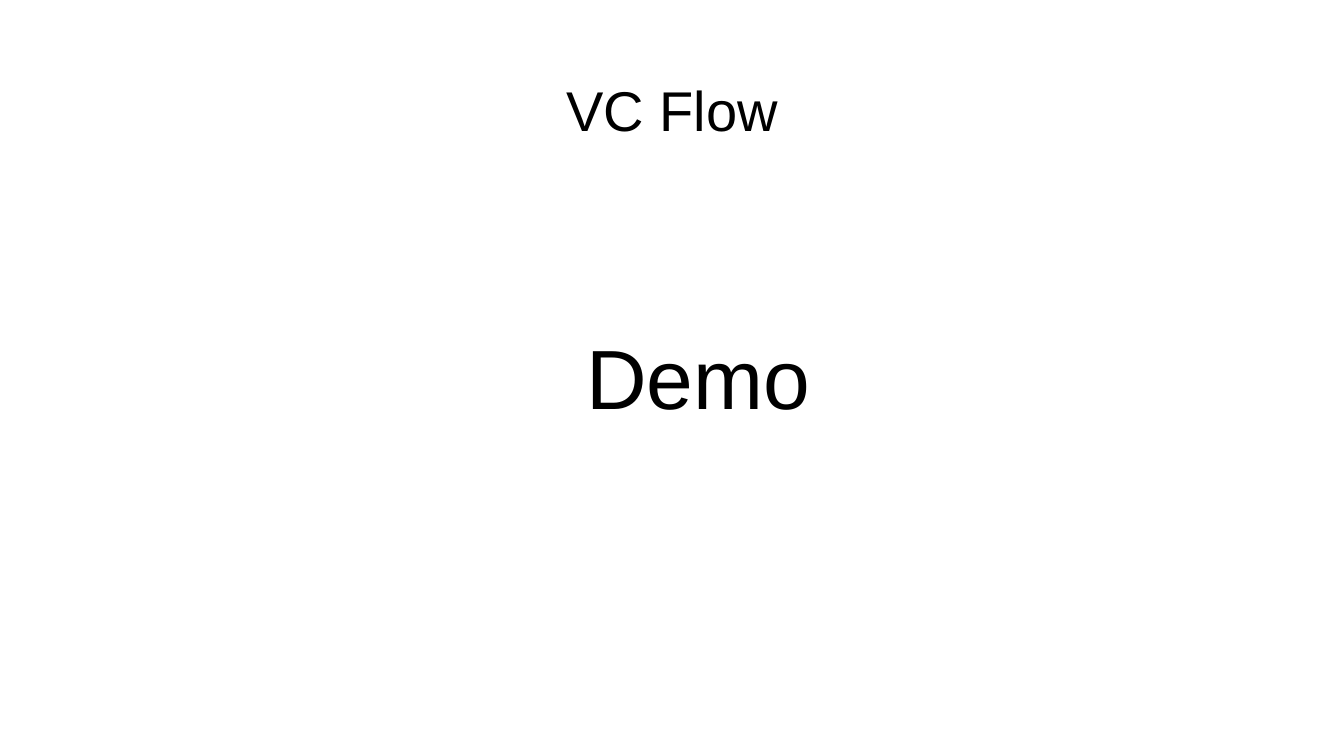
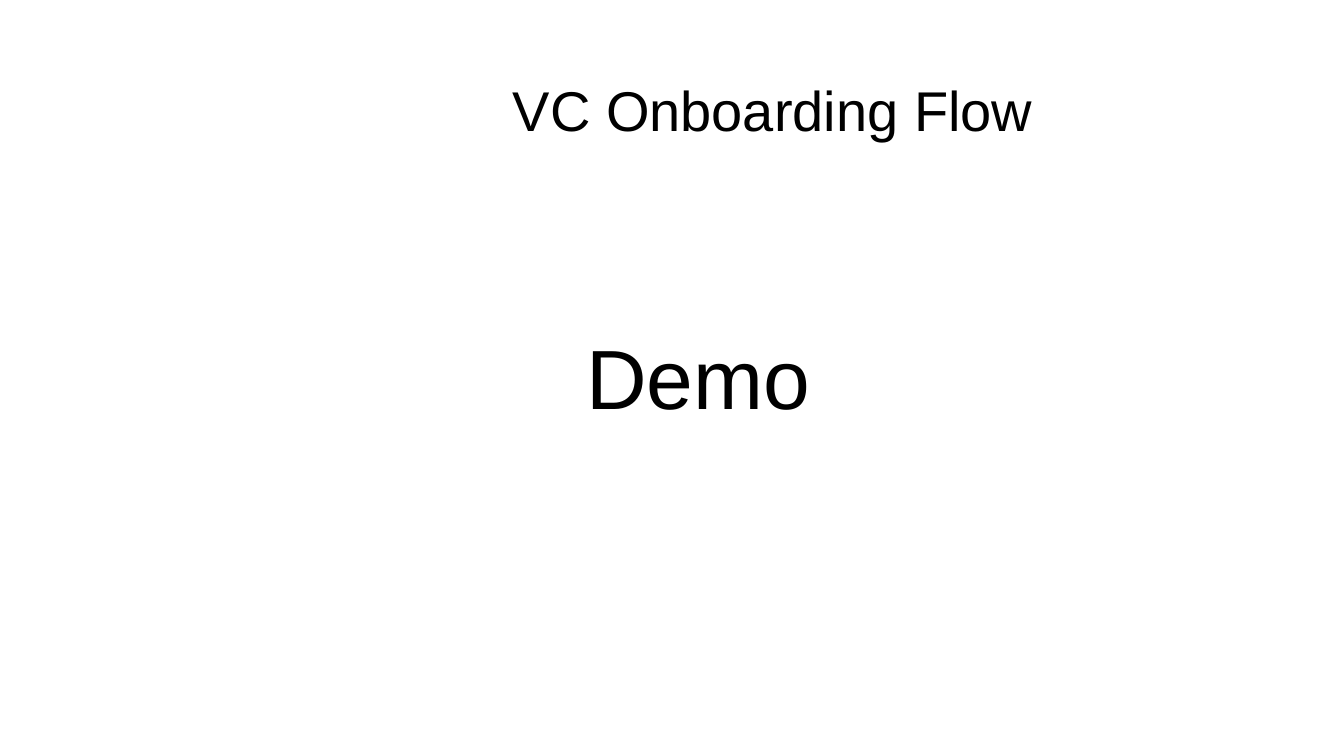
Before and after one commit to rbrayb/Presentations, a slide deck: slide 14 of Journey-Entra-CIAM-and-VC/Journey-Entra-CIAM-and-VC.pptx. Drawn at 1344x756 pixels with LibreOffice and Linux fonts; fonts in the diff are those of the drawing; background and template pictures are left out. Boxes give left, top, right and bottom in pixels: in the first picture for what was removed or moved away, otherwise in the second. Text is boxed around its words. In the diff, an @@ line names an element or a change of style, - is before the commit and + after.

```diff
--- a/Journey-Entra-CIAM-and-VC/Journey-Entra-CIAM-and-VC.pptx
+++ b/Journey-Entra-CIAM-and-VC/Journey-Entra-CIAM-and-VC.pptx
@@ text at [513, 90, 1032, 140]: text changed @@
-VC Flow
+VC Onboarding Flow
```
Also in this commit, not shown: 3 other slides changed, 1 other file.
